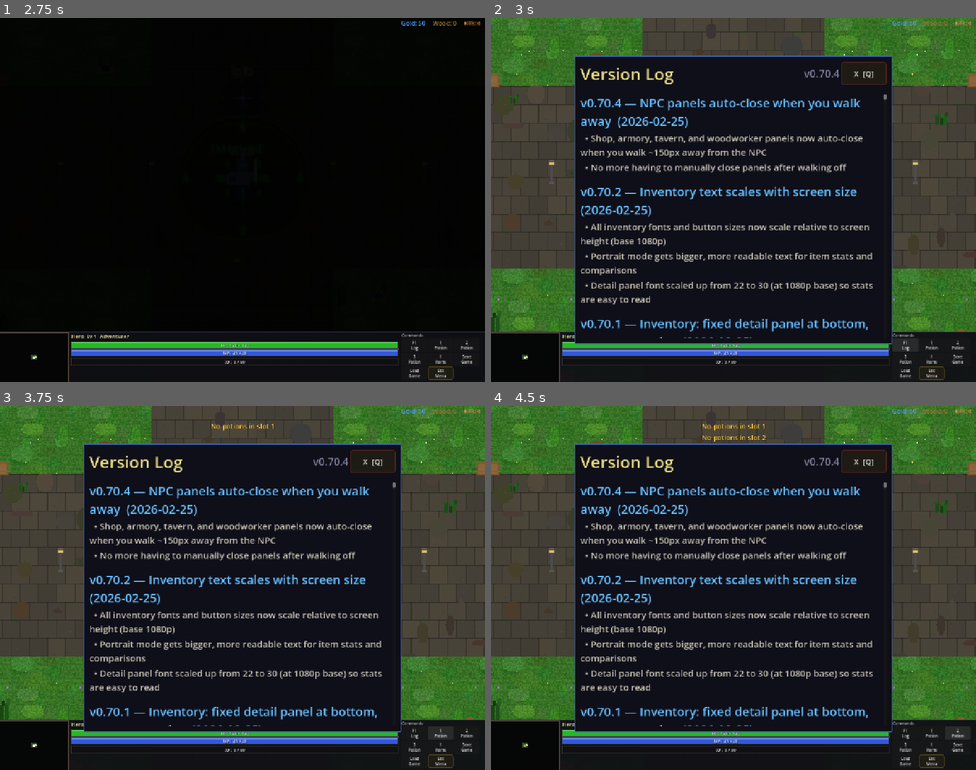
Above: before the commit, frames 1-4 (two rows, left to right).
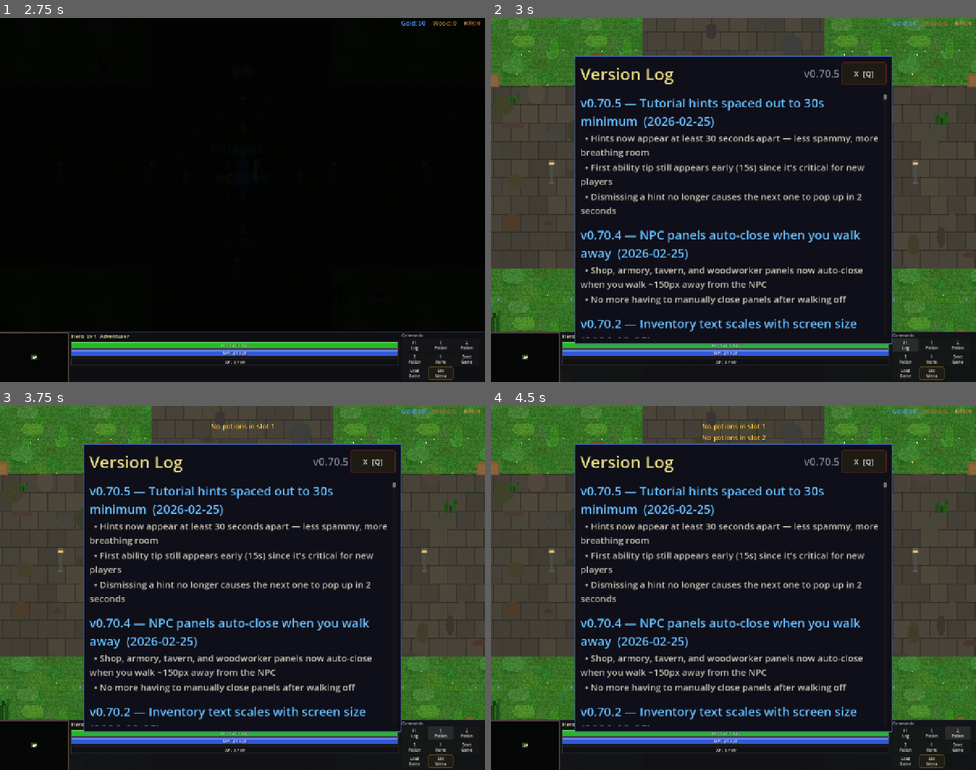
Above: after the commit, the same moments.

Repository: slxny/legends-open-rpg
Game: Godot game, scene res://scenes/main.tscn
Same seed, same stepped clock (60 frames per second), same inputs: the game is played once before the commit and once after it.
Inputs (mouse positions are in pixels of both pictures, inside the frame that each line leads up to):
- Up to frame 1 (2.75 s): tap Enter at 0.5 s; move the mouse to (349, 181) at 0.52 s; hold D (move_right) 0.53-1.25 s; hold Space (attack) 0.53-1.25 s; click (349, 181) at 0.67 s; drag from (145, 218) to (218, 272) at 1.27 s; click "SELECT" at 2 s
- Up to frame 2 (3 s): click "F1 Log" at 2.75 s
- Up to frame 3 (3.75 s): click "1 Potion" at 3.5 s
- Up to frame 4 (4.5 s): click "2 Potion" at 4.25 s

Frame 1 is identical in both runs. In frame 2, 9.0% of the frame differs, in the area x 18-80%, y 14-88%; in frame 3, 9.0%; in frame 4, 9.0%.
Error in both runs: Invalid assignment of property or key '_mobile_potion_btns' with value of type 'Array' on a base object of type 'CharacterBody2D (player.gd)'. (res://scenes/ui…

Commit message:
Tutorial hints spaced to 30s minimum gap (v0.70.5)
All hint delays bumped to at least 30s. First ability hint kept at 15s
since it's critical for new players. Dismiss/tap no longer schedules
next hint in 2s — enforces 30s minimum in all code paths.

Co-Authored-By: Claude Opus 4.6 <noreply@anthropic.com>

Diff:
--- a/scenes/ui/changelog_dialog.gd
+++ b/scenes/ui/changelog_dialog.gd
@@ -9,9 +9,19 @@
 var _is_visible: bool = false
 var _is_mobile: bool = false
 
-const GAME_VERSION := "v0.70.4"
+const GAME_VERSION := "v0.70.5"
 
 const CHANGELOG: Array[Dictionary] = [
+	{
+		"version": "v0.70.5",
+		"title": "Tutorial hints spaced out to 30s minimum",
+		"date": "2026-02-25",
+		"entries": [
+			"Hints now appear at least 30 seconds apart — less spammy, more breathing room",
+			"First ability tip still appears early (15s) since it's critical for new players",
+			"Dismissing a hint no longer causes the next one to pop up in 2 seconds",
+		]
+	},
 	{
 		"version": "v0.70.4",
 		"title": "NPC panels auto-close when you walk away",
--- a/scenes/ui/hud.gd
+++ b/scenes/ui/hud.gd
@@ -698,7 +698,7 @@
 	_hint_panel.visible = false
 	_hint_tween = null
 	if not _hint_queue.is_empty():
-		_hint_timer.wait_time = min(_hint_queue[0]["delay"], 2.0)
+		_hint_timer.wait_time = max(_hint_queue[0]["delay"], 30.0)
 		_hint_timer.start()
 
 func _start_tutorial_hints(hero_data: Dictionary) -> void:
@@ -713,38 +713,38 @@
 	if is_ranged:
 		_hint_queue.append_array([
 			{
-				"delay": 18.0,
+				"delay": 15.0,
 				"text": "[color=#f0d866]TIP:[/color]  [color=#ff9966][b]Double-tap %s[/b][/color] while moving → [color=#ffcc44]Piercing Shot[/color] — arrow passes through all enemies!" % ("ATK" if _is_mobile else "SPACE"),
 			},
 			{
-				"delay": 18.0,
+				"delay": 30.0,
 				"text": "[color=#f0d866]TIP:[/color]  [color=#6699ff][b]Triple-tap %s[/b][/color] → [color=#6699ff]Arrow Rain[/color] — 6 arrows rain down on a target area!" % ("ATK" if _is_mobile else "SPACE"),
 			},
 			{
-				"delay": 18.0,
+				"delay": 30.0,
 				"text": "[color=#f0d866]TIP:[/color]  [color=#ffdd55][b]Hold %s for 1.5s[/b][/color] then release → [color=#ffcc44]Sniper Shot[/color] — massive long-range precision hit!" % ("ATK" if _is_mobile else "SPACE"),
 			},
 			{
-				"delay": 18.0,
+				"delay": 30.0,
 				"text": "[color=#f0d866]TIP:[/color]  %s → [color=#66eebb]Shadow Step[/color] — dodge backward and fire a 3-arrow spread!" % DIAG,
 			},
 		])
 	else:
 		_hint_queue.append_array([
 			{
-				"delay": 18.0,
+				"delay": 15.0,
 				"text": "[color=#f0d866]TIP:[/color]  [color=#ff9966][b]Double-tap %s[/b][/color] while moving → [color=#ffcc44]Power Strike[/color] — 1.4x heavy single-target hit!" % ("ATK" if _is_mobile else "SPACE"),
 			},
 			{
-				"delay": 18.0,
+				"delay": 30.0,
 				"text": "[color=#f0d866]TIP:[/color]  [color=#cc88ff][b]Triple-tap %s[/b][/color] → [color=#cc88ff]Whirlwind[/color] — 720° spin hitting every enemy around you!" % ("ATK" if _is_mobile else "SPACE"),
 			},
 			{
-				"delay": 18.0,
+				"delay": 30.0,
 				"text": "[color=#f0d866]TIP:[/color]  [color=#ffdd55][b]Hold %s for 1.5s[/b][/color] then release → [color=#ffcc44]Charged Slash[/color] — dash through enemies for 1.6x damage!" % ("ATK" if _is_mobile else "SPACE"),
 			},
 			{
-				"delay": 18.0,
+				"delay": 30.0,
 				"text": "[color=#f0d866]TIP:[/color]  %s → [color=#66eeff]Dash Strike[/color] — quick spin-dash through foes!" % DIAG,
 			},
 		])
@@ -759,54 +759,54 @@
 	# --- 3. Controls (platform-specific) ---
 	if _is_mobile:
 		_hint_queue.append({
-			"delay": 18.0,
+			"delay": 30.0,
 			"text": "[color=#f0d866]TIP:[/color]  [color=#aaaaaa][b]Tap[/b][/color] enemies to auto-attack  |  [color=#aaaaaa][b]Pinch[/b][/color] to zoom in/out",
 		})
 		_hint_queue.append({
-			"delay": 15.0,
+			"delay": 30.0,
 			"text": "[color=#f0d866]TIP:[/color]  [color=#aaddff][b]Touch and hold your hero for 2s[/b][/color] to view detailed stats — HP, Mana, STR, buffs, and more",
 		})
 		_hint_queue.append({
-			"delay": 20.0,
+			"delay": 30.0,
 			"text": "[color=#f0d866]TIP:[/color]  Tap [color=#88ddff][b]Items[/b][/color] to open your inventory  |  Tap [color=#66ff88][b]potion slots[/b][/color] to use consumables in battle",
 		})
 	else:
 		_hint_queue.append({
-			"delay": 18.0,
+			"delay": 30.0,
 			"text": "[color=#f0d866]TIP:[/color]  [color=#aaaaaa][b]Left-click[/b][/color] enemies to auto-attack  |  [color=#aaaaaa][b]Right-click[/b][/color] your hero for stats panel",
 		})
 		_hint_queue.append({
-			"delay": 20.0,
+			"delay": 30.0,
 			"text": "[color=#f0d866]TIP:[/color]  [color=#88ddff][b]I[/b][/color] for inventory  |  [color=#66ff88][b]1, 2, 3[/b][/color] to use potions",
 		})
 
 	# --- 4. Healing & beacons ---
 	_hint_queue.append({
-		"delay": 25.0,
+		"delay": 30.0,
 		"text": "[color=#f0d866]TIP:[/color]  Step onto a [color=#66ff88][b]green beacon[/b][/color] to fully restore HP and Mana — you're also [color=#66ff88]immune to all damage[/color] while standing on it",
 	})
 
 	# --- 5. Shops & town ---
 	_hint_queue.append({
-		"delay": 25.0,
+		"delay": 30.0,
 		"text": "[color=#f0d866]TIP:[/color]  Walk onto [color=#ffdd55][b]yellow beacons[/b][/color] near buildings for Shops, Armory, and Tavern  |  Buy gear, potions, and upgrade your equipment",
 	})
 
 	# --- 6. Trees & wood ---
 	_hint_queue.append({
-		"delay": 25.0,
+		"delay": 30.0,
 		"text": "[color=#f0d866]TIP:[/color]  Attack [color=#88cc66][b]trees[/b][/color] to chop wood — small trees drop ~15, medium ~30, large ~60  |  Wood is used for building and upgrades",
 	})
 
 	# --- 7. Item drops & equipment ---
 	_hint_queue.append({
-		"delay": 25.0,
+		"delay": 30.0,
 		"text": "[color=#f0d866]TIP:[/color]  Enemies drop [color=#ddaaff][b]equipment[/b][/color] and [color=#ffdd55][b]gold[/b][/color] when killed  |  Walk over drops to pick them up  |  Equip gear from your inventory for stat boosts",
 	})
 
 	# --- 8. Leveling & sprite upgrades ---
 	_hint_queue.append({
-		"delay": 25.0,
+		"delay": 30.0,
 		"text": "[color=#f0d866]TIP:[/color]  Your %s [color=#ffcc44][b]upgrades visually[/b][/color] every 5 levels — stronger armor and new details appear as you grow!" % hero_name,
 	})
 
@@ -869,7 +869,7 @@
 	_hint_panel.visible = false
 	_hint_tween = null
 	if not _hint_queue.is_empty():
-		_hint_timer.wait_time = _hint_queue[0]["delay"]
+		_hint_timer.wait_time = max(_hint_queue[0]["delay"], 30.0)
 		_hint_timer.start()
 
 func _on_hint_tapped(event: InputEvent) -> void:
@@ -879,7 +879,7 @@
 			_hint_tween.kill()
 		_hint_panel.visible = false
 		_hint_tween = null
-		# Schedule next hint sooner (2s instead of full delay)
+		# Schedule next hint with at least 30s gap
 		if not _hint_queue.is_empty():
-			_hint_timer.wait_time = min(_hint_queue[0]["delay"], 2.0)
+			_hint_timer.wait_time = max(_hint_queue[0]["delay"], 30.0)
 			_hint_timer.start()
